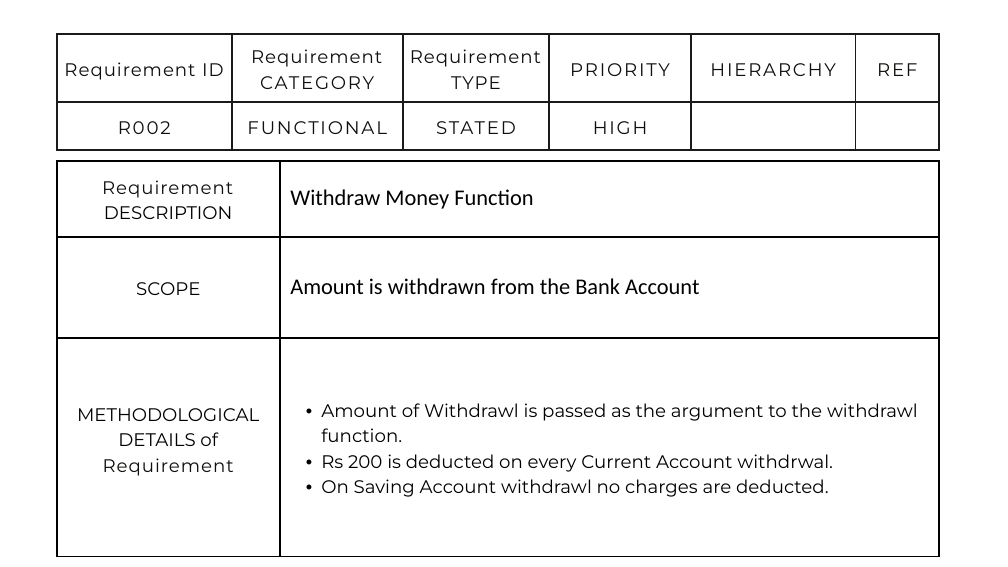
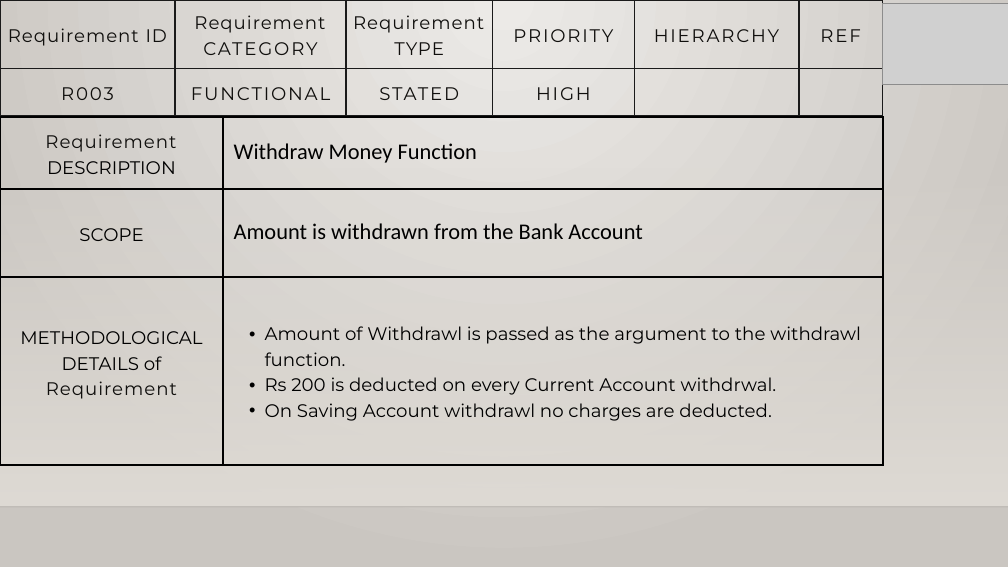
Before and after one commit to varungoel18/Bank_Application, a slide deck: slide 10 of Bank_operations_Project.pptx (slide 9 before the commit). Drawn at 1008x567 pixels with LibreOffice and Linux fonts; fonts in the diff are those of the drawing; grey boxes stand for pictures; background and template pictures are left out. Boxes give left, top, right and bottom in pixels: in the first picture for what was removed or moved away, otherwise in the second. Text is boxed around its words. In the diff, an @@ line names an element or a change of style, - is before the commit and + after.

```diff
--- a/Bank_operations_Project.pptx
+++ b/Bank_operations_Project.pptx
@@ background #FFFFFF to gradient #ECEAE7 to #CAC7C1 @@
@@ table at [0,0,882,116] @@
-row 2, column 1: R002
+row 2, column 1: R003
@@ table: place and size @@
-table at [56,34,938,150]
+table at [0,0,882,116]
@@ picture added at [883,4,1008,84] @@
@@ table: place and size @@
-table at [56,161,939,556]
+table at [0,117,883,462]
@@ rectangle added at [0,167,1008,507], fill gradient #DFDBD5 @@
@@ line added from (0, 507) to (1008, 507), #000001 1 pt @@
```
Also in this commit, not shown: 12 other slides changed, 2 slides added, 1 slide removed.
